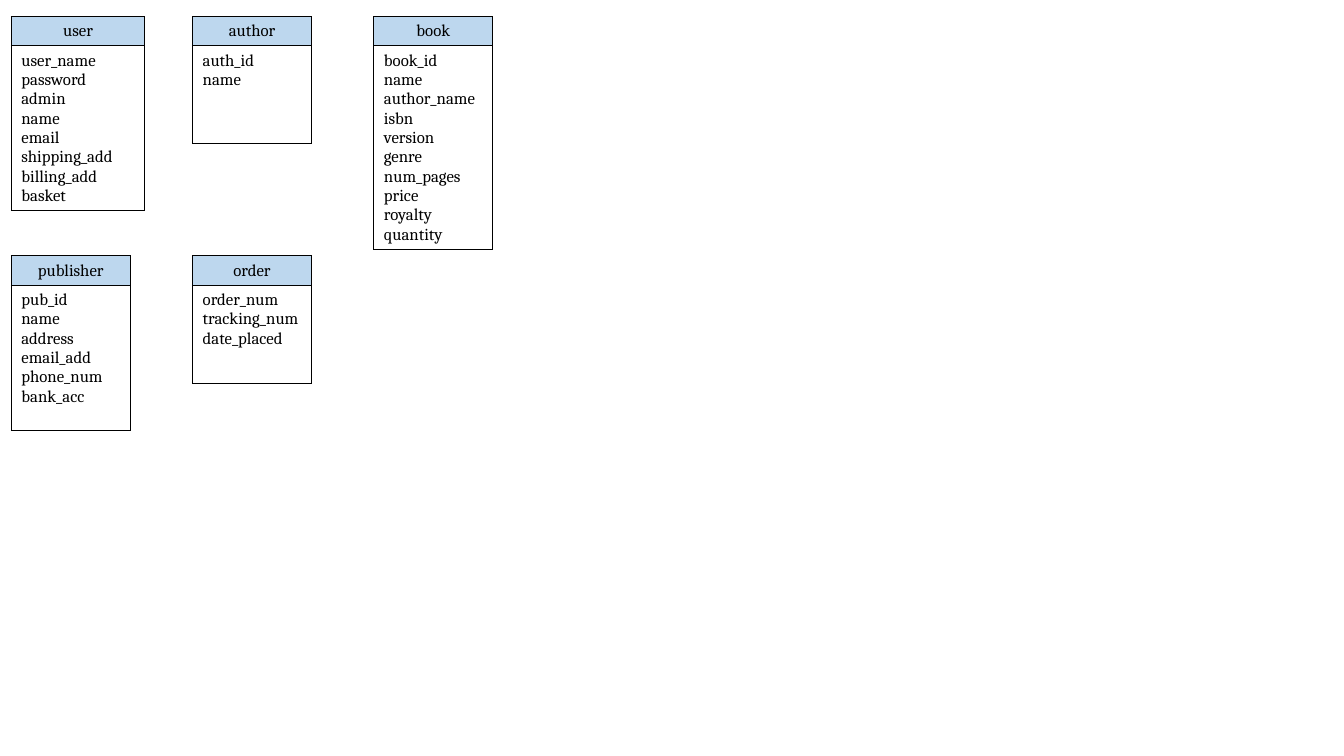
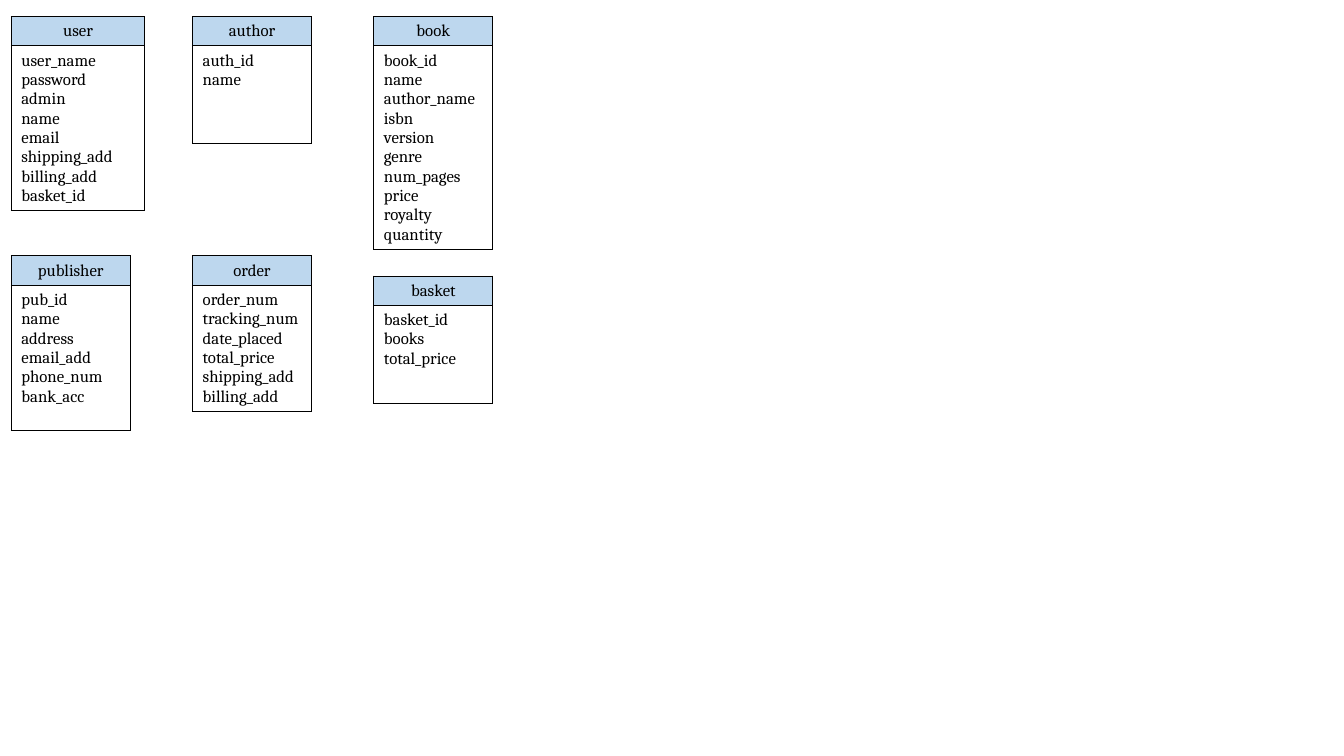
Before and after one commit to john-breton/COMP3005, a slide deck: slide 1 of ER Diagram - Project - COMP3005.pptx. Drawn at 1344x756 pixels with LibreOffice and Linux fonts; fonts in the diff are those of the drawing. Boxes give left, top, right and bottom in pixels: in the first picture for what was removed or moved away, otherwise in the second. Text is boxed around its words. In the diff, an @@ line names an element or a change of style, - is before the commit and + after.

Commit message:
here

```diff
--- a/ER Diagram - Project - COMP3005.pptx
+++ b/ER Diagram - Project - COMP3005.pptx
@@ table at (11,16,144,218) @@
-row 2, column 1: user_name / password / admin / name / email / shipping_add / billing_add / basket
+row 2, column 1: user_name / password / admin / name / email / shipping_add / billing_add / basket_id
@@ table at (193,256,312,417) @@
-row 2, column 1: order_num / tracking_num / date_placed
+row 2, column 1: order_num / tracking_num / date_placed / total_price / shipping_add / billing_add
@@ table added at (374,276,493,404), 2 rows, 1 columns @@
+basket
+basket_id / books / total_price
```
